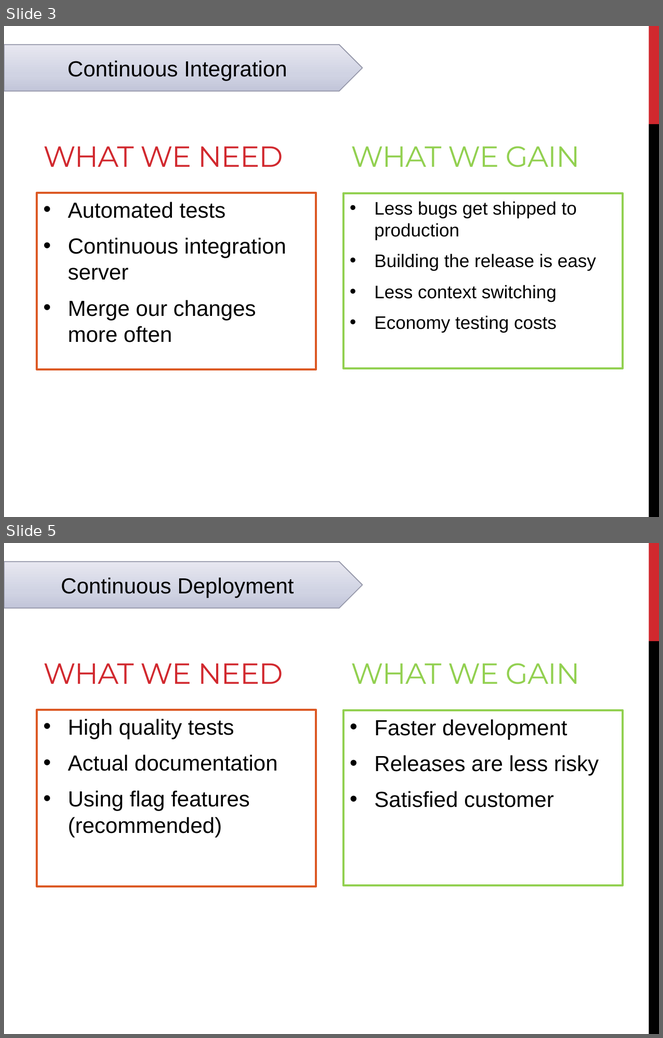
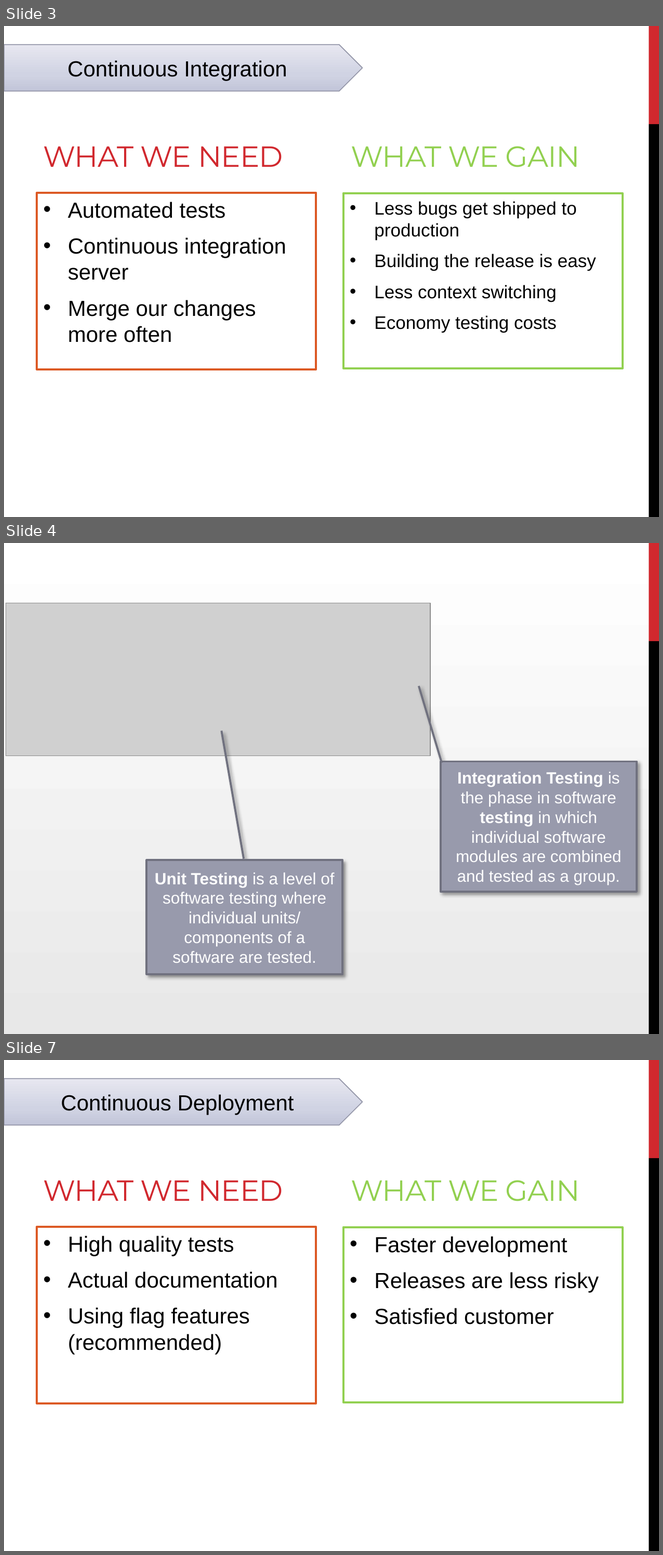
Before and after one commit to tarasiscom/Lv-273, a slide deck: education/Continious Integration&Deployment.pptx. Shown one above the other, each under a label of ours: slides 3 and 5 before the commit, slides 3, 4 and 7 after it; the slides between them are not shown. The pictures are 663x1038 and 663x1555 pixels, drawn with LibreOffice and Linux fonts; fonts in the diff are those of the drawing; grey boxes stand for pictures. Boxes give left, top, right and bottom in pixels: in the first picture for what was removed or moved away, otherwise in the second. Text is boxed around its words. In the diff, an @@ line names an element or a change of style, - is before the commit and + after.

```diff
--- a/education/Continious Integration&Deployment.pptx
+++ b/education/Continious Integration&Deployment.pptx
@@ slide 4 added at (x1=4, y1=543, x2=659, y2=1034), background gradient #E8E8E8 to #FFFFFF; not listed: 2 template elements that a slide beside it also shows @@
@@ picture added at (x1=6, y1=603, x2=430, y2=756) @@
@@ border callout added at (x1=441, y1=762, x2=637, y2=892), fill #989AAC, outline #70727F 2.25 pt, 18 pt, text #FFFFFF @@
+Integration Testing is the phase in software testing in which individual software modules are combined and tested as a group.
@@ border callout added at (x1=147, y1=860, x2=343, y2=974), fill #989AAC, outline #70727F 2.25 pt, 18 pt, text #FFFFFF @@
+Unit Testing is a level of software testing where individual units/ components of a software are tested.
@@ what was slide 5 is now slide 7 @@
```
Also in this commit, not shown: 2 slides changed, 6 other slides added.
